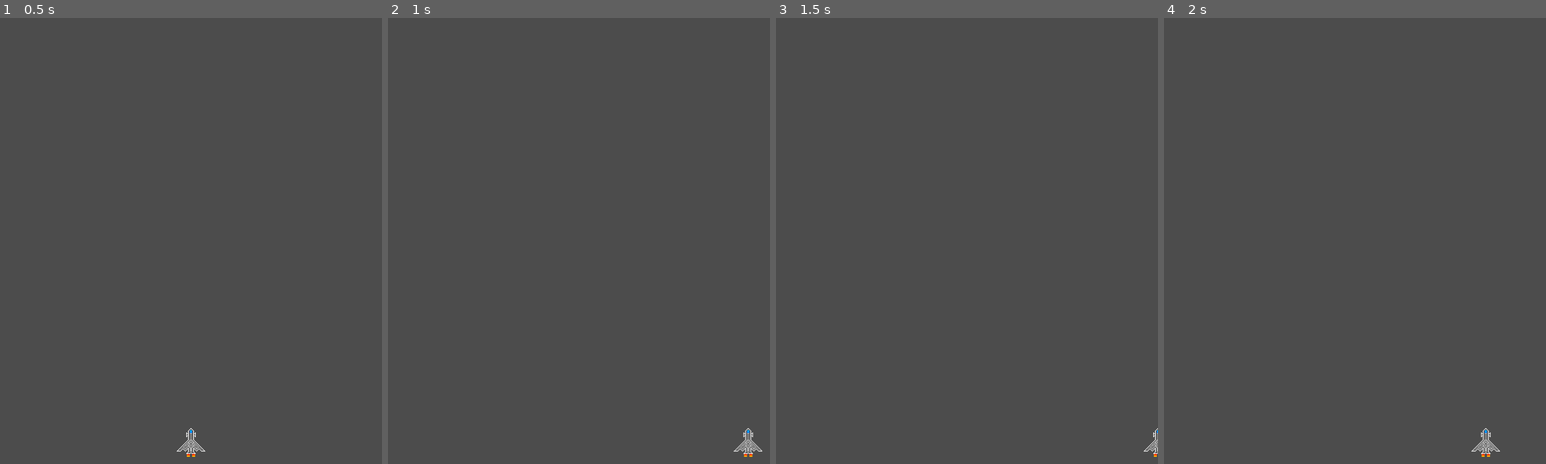
Above: before the commit, frames 1-4 (left to right).
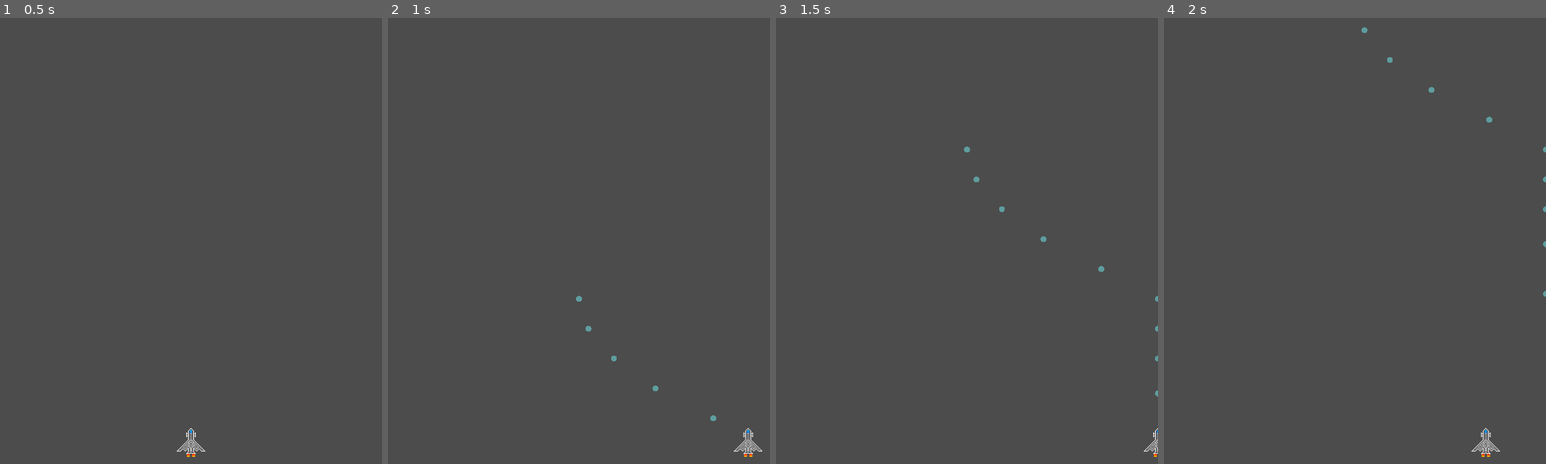
Above: after the commit, the same moments.

Repository: CAABAG/Pixel-Invaders
Game: Godot game, scene res://res/scenes/Main.tscn
Two runs of this game, one before a commit and one after it. Both use one fixed random seed, a clock stepped at 60 frames per second and the inputs below. The project has no main scene, so this scene is started directly.
Inputs (mouse positions are in pixels of both pictures, inside the frame that each line leads up to):
- Up to frame 1 (0.5 s): no input
- Up to frame 2 (1 s): tap Enter at 0.5 s; move the mouse to (663, 232) at 0.52 s; hold Right (ui_right) from 0.53 s (still down); hold Ctrl from 0.53 s (still down); click (663, 232) at 0.67 s; tap Space at 0.77 s
- Up to frame 3 (1.5 s): move the mouse to (890, 281) at 1.27 s; release Right (ui_right) at 1.28 s; release Ctrl at 1.28 s; hold Left (ui_left) from 1.28 s (still down); tap Ctrl at 1.35 s
- Up to frame 4 (2 s): keep holding Left (ui_left); tap Space at 1.52 s

Frame 1 is identical in both runs. In frame 2, less than 0.1% of the frame differs, in the area x 49-86%, y 62-91%; in frame 3, 0.1%, in the area x 49-100%, y 28-85%; in frame 4, 0.1%.
Error before the commit: Attempt to call function 'get_sprite_frames' in base 'null instance' on a null instance. (res://src/Player.gd:7)

Commit message:
Fix getting height of node before it's initialized

Diff:
--- a/src/Player.gd
+++ b/src/Player.gd
@@ -4,7 +4,7 @@
 var movement = 0
 var speed = 90
 var shot_timestamp = 0
-var half_height = get_node("AnimatedSprite").get_sprite_frames().get_frame($AnimatedSprite.animation,0).get_size().y/2
+var half_height
 export (PackedScene) var Bullet
 
 enum Direction {RIGHT, LEFT}
@@ -13,6 +13,7 @@
 	screen_size = get_viewport_rect().size
 	position.x = screen_size.x/2
 	position.y = screen_size.y - screen_size.y/9
+	half_height = get_node("AnimatedSprite").get_sprite_frames().get_frame($AnimatedSprite.animation,0).get_size().y/2
 
 func acceleration(factor):
 	return speed * factor
